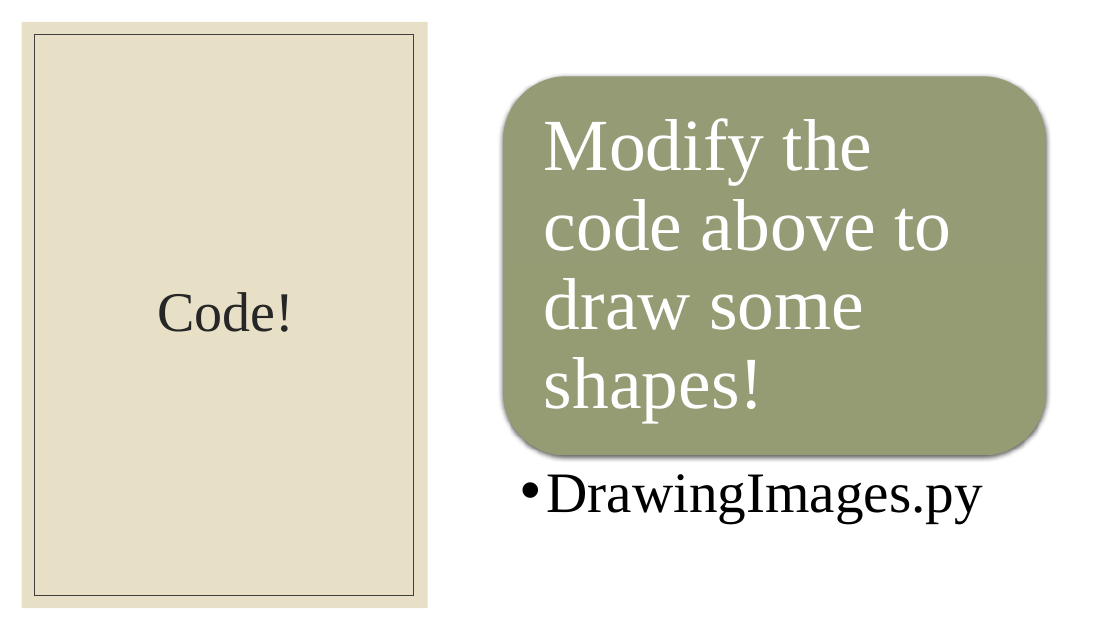
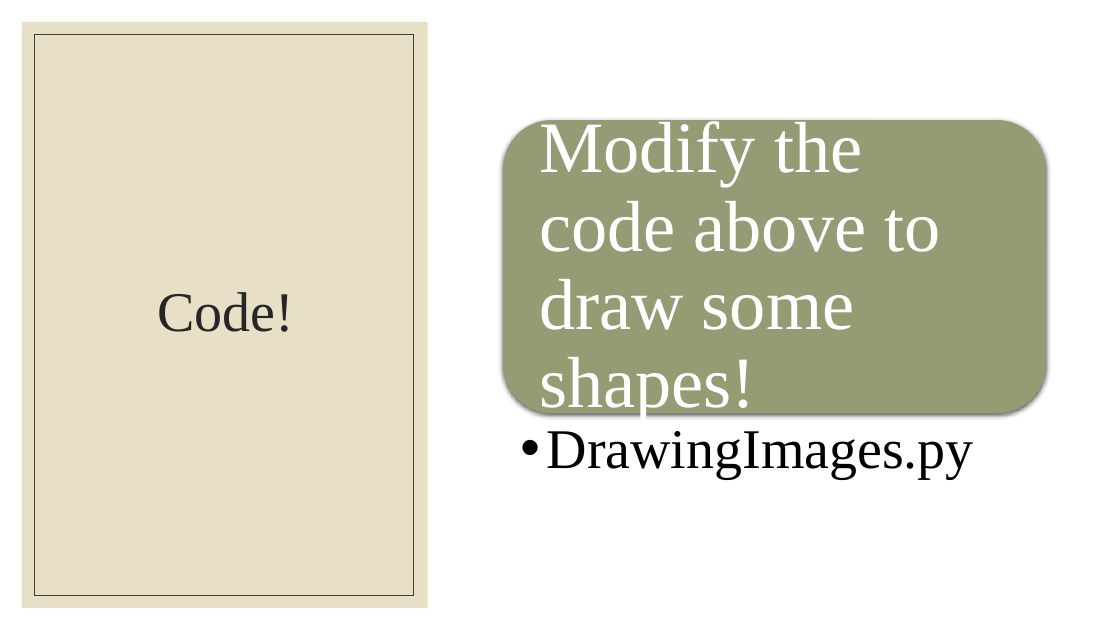
Before and after one commit to rsera/Junior-Knights, a slide deck: slide 36 of Python Pygame Day 1.pptx. Drawn at 1120x630 pixels with LibreOffice and Linux fonts; fonts in the diff are those of the drawing. Boxes give left, top, right and bottom in pixels: in the first picture for what was removed or moved away, otherwise in the second. Text is boxed around its words. In the diff, an @@ line names an element or a change of style, - is before the commit and + after.

```diff
--- a/Python Pygame Day 1.pptx
+++ b/Python Pygame Day 1.pptx
@@ text "Modify the code above to ..." at (539,116,940,421): size 63 to 62 pt @@
@@ rounded rectangle: place and size @@
-rounded rectangle at (503,76,1046,455)
+rounded rectangle at (503,120,1046,413)
@@ text "DrawingImages.py": place and size @@
-text "DrawingImages.py" at (547,474,983,522)
+text "DrawingImages.py" at (547,431,974,479)
@@ text "DrawingImages.py" at (547,431,974,479): size 49 to 48 pt @@
```
Also in this commit, not shown: 5 other slides changed, 6 other files.
